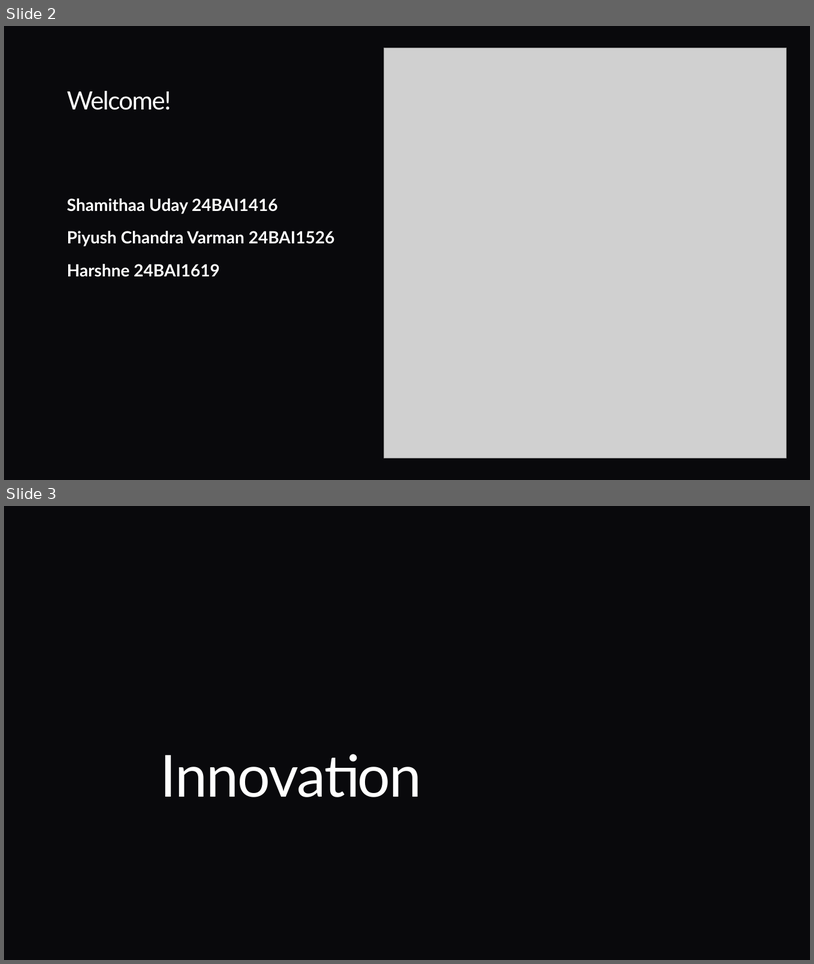
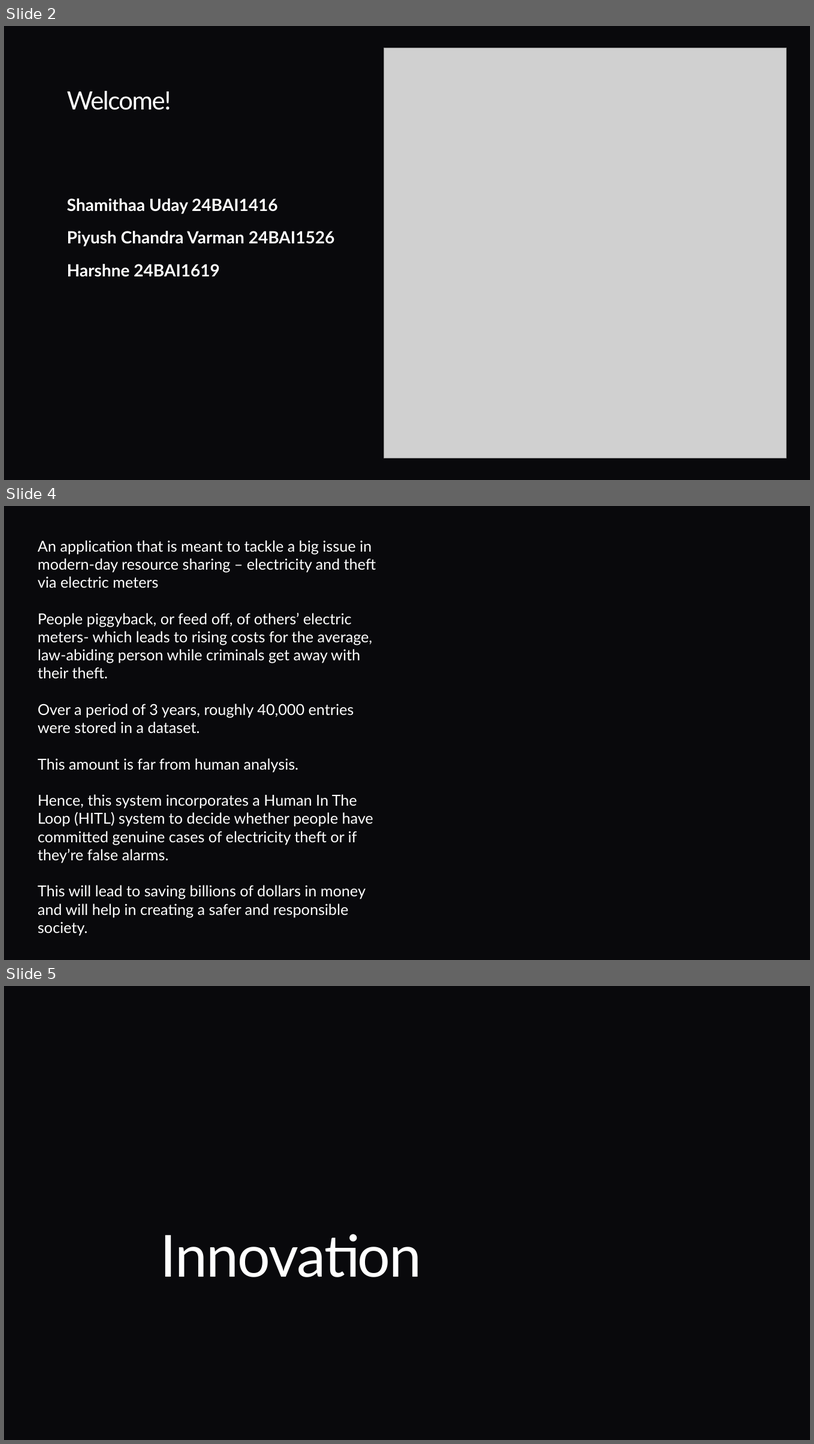
Before and after one commit to Sham-Uday/3VS_Electricity_Theft_Detection, a slide deck: backend/FINAL REVIEW.pptx. Shown one above the other, each under a label of ours: slides 2 and 3 before the commit, slides 2, 4 and 5 after it; the slides between them are not shown. The pictures are 814x964 and 814x1444 pixels, drawn with LibreOffice and Linux fonts; fonts in the diff are those of the drawing; grey boxes stand for pictures; background and template pictures are left out. Boxes give left, top, right and bottom in pixels: in the first picture for what was removed or moved away, otherwise in the second. Text is boxed around its words. In the diff, an @@ line names an element or a change of style, - is before the commit and + after.

```diff
--- a/backend/FINAL REVIEW.pptx
+++ b/backend/FINAL REVIEW.pptx
@@ slide 4 added at bbox=[4, 506, 810, 960], background #09090C @@
@@ text added at bbox=[38, 540, 376, 935], 18 pt, text #FFFFFF @@
+An application that is meant to tackle a big issue in modern-day resource sharing – electricity and theft via electric meters
+People piggyback, or feed off, of others’ electric meters- which leads to rising costs for the average, law-abiding person while criminals get away with their theft.
+Over a period of 3 years, roughly 40,000 entries were stored in a dataset.
+This amount is far from human analysis.
+Hence, this system incorporates a Human In The Loop (HITL) system to decide whether people have committed genuine cases of electricity theft or if they’re false alarms.
+This will lead to saving billions of dollars in money and will help in creating a safer and responsible society.
@@ what was slide 3 is now slide 5 @@
```
Also in this commit, not shown: 3 slides changed, 3 other slides added, 2 slides removed.
